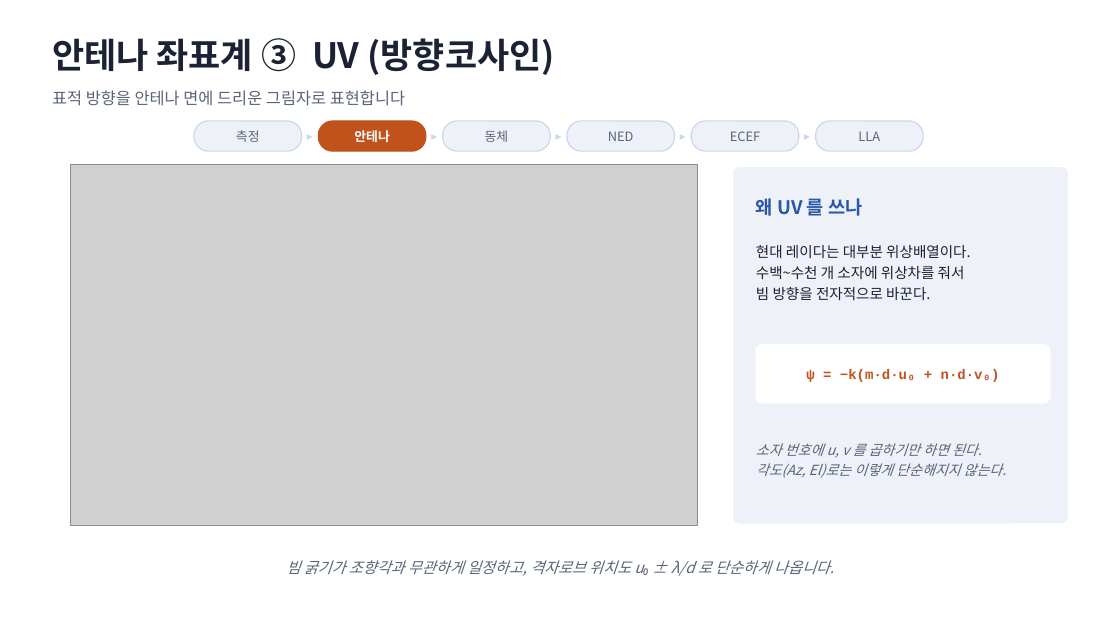
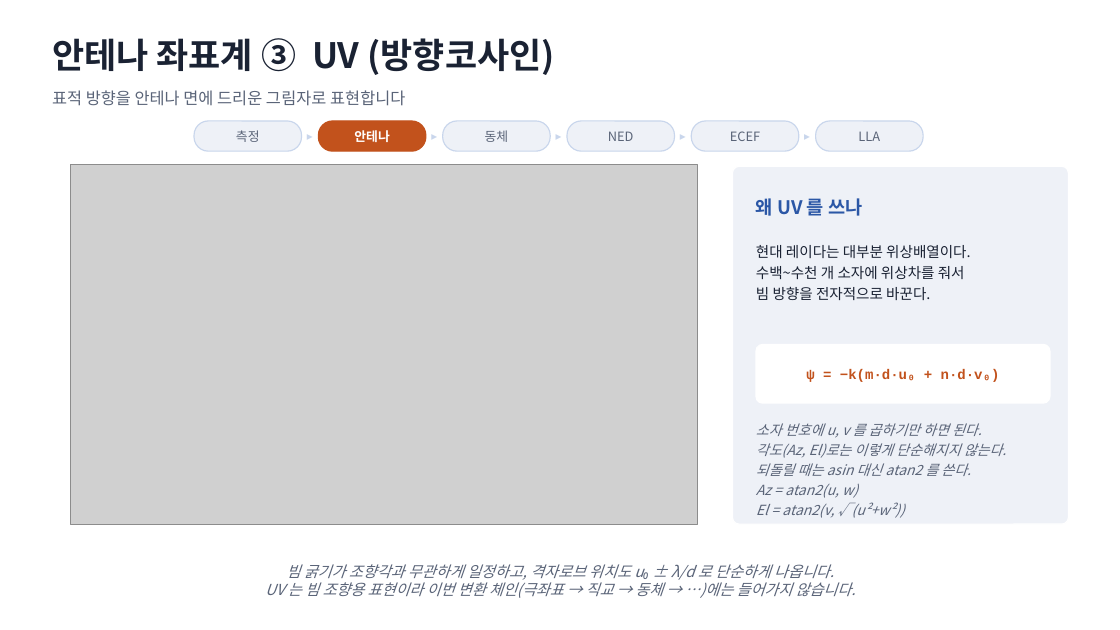
Before and after one commit to harley-hwan/IpcProc, a slide deck: slide 12 of Part2_CoordFrames/ref/산출물/Chapter2_coordinate_systems.pptx. Drawn at 1120x630 pixels with LibreOffice and Linux fonts; fonts in the diff are those of the drawing; grey boxes stand for pictures. Boxes give left, top, right and bottom in pixels: in the first picture for what was removed or moved away, otherwise in the second. Text is boxed around its words. In the diff, an @@ line names an element or a change of style, - is before the commit and + after.

Commit message:
docs(part2): 발표자료 초심자용으로 보완, 4장·7장 그림 재구성
- 4장을 "한 표적을 여러 좌표계가 재는 장면" 그림 중심으로 다시 구성
- 7장 그림을 같은 배·표적 위에 축만 90° 돌린 형태로 교체
- 오류 수정(z 약속 범위, UV asin→atan2, 곡률 786 m)과 초심자용 설명 보강
- txt 방위각 오기 20→30도 수정

```diff
--- a/Part2_CoordFrames/ref/산출물/Chapter2_coordinate_systems.pptx
+++ b/Part2_CoordFrames/ref/산출물/Chapter2_coordinate_systems.pptx
@@ text "소자 번호에 u, v 를 ...": place and size @@
-text "소자 번호에 u, v 를 ..." at box(756, 443, 1007, 478)
+text "소자 번호에 u, v 를 ..." at box(756, 423, 1007, 518)
@@ text at box(756, 463, 971, 518): paragraphs added @@
+되돌릴 때는 asin 대신 atan2 를 쓴다.
+Az = atan2(u, w)
+El = atan2(v, √(u²+w²))
@@ text at box(265, 579, 856, 598): paragraph added @@
+UV 는 빔 조향용 표현이라 이번 변환 체인(극좌표 → 직교 → 동체 → …)에는 들어가지 않습니다.
```
Also in this commit, not shown: 15 other slides changed, 10 other files.
